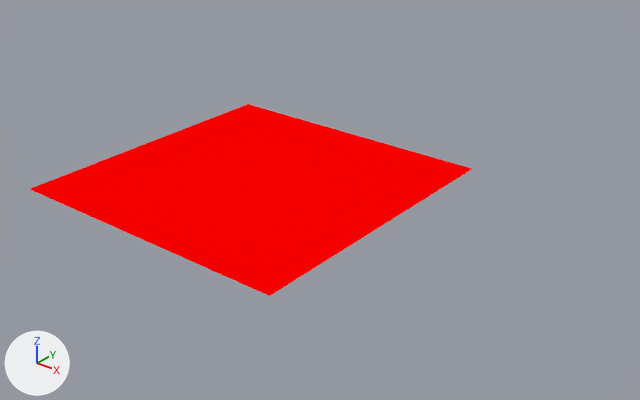
What one commit did to the Blender file level_generator.blend.
The view is the same before and after, from a 50 mm lens placed at (24.8, -26.5, 16.5), pointed at (2.3, 1.7, -1.0). Arrows for +X, +Y and +Z are at lower left; the lights stay in place.

The older version as bpy lines, for what is in view:
```python
me_plane_007 = bpy.data.meshes.new('Plane.007')
me_plane_007.from_pydata(...)  # 81 vertices, 64 faces; spans x -7.0..7.0, y -7.0..7.0, z 0.0
me_plane_007.materials.append(mat_red_003)  # red #ff0000
ob_plane = bpy.data.objects.new('Plane', me_plane_007)
ob_plane.location = (0.0, 0.0, 0.0)
```
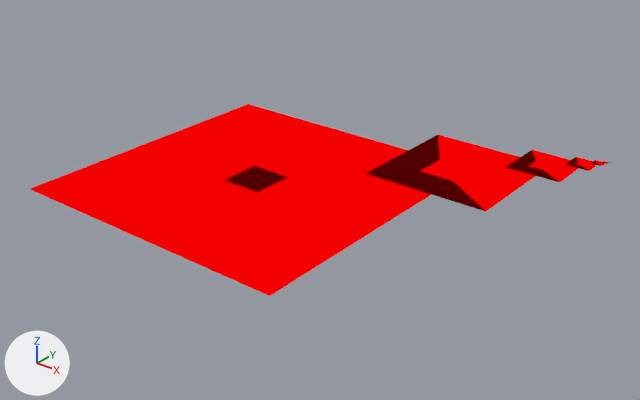
Changed parts and their boxes [x1, y1, x2, y2] in the pictures (640 x 400 px):
'Plane', reshaped (31% wider): before [30, 104, 472, 296]; after [30, 104, 611, 296]
part 1 of me_plane_007, built on: before [420, 160, 472, 181]; after [222, 135, 611, 211]

The change, as a diff of the scene's bpy script:
```diff
--- a/level_generator.blend.py
+++ b/level_generator.blend.py
@@ me_plane_007 @@
 # used by ob_plane; location = (0.0, 0.0, 0.0)
-me_plane_007.from_pydata(...)  # 81 vertices, 64 faces; spans x -7.0..7.0, y -7.0..7.0, z 0.0
+me_plane_007.from_pydata(...)  # 2601 vertices, 2304 faces; spans x -7.0..11.66, y -7.0..11.66, z 0.0
+# me_plane_007 part 1: 1 vertex removed from x 7.0, y 7.0, z 0.0; 2521 vertices added at x -7.0..11.66, y -7.0..11.66, z 0.0
 me_plane_007.materials.append(mat_red_003)
```
